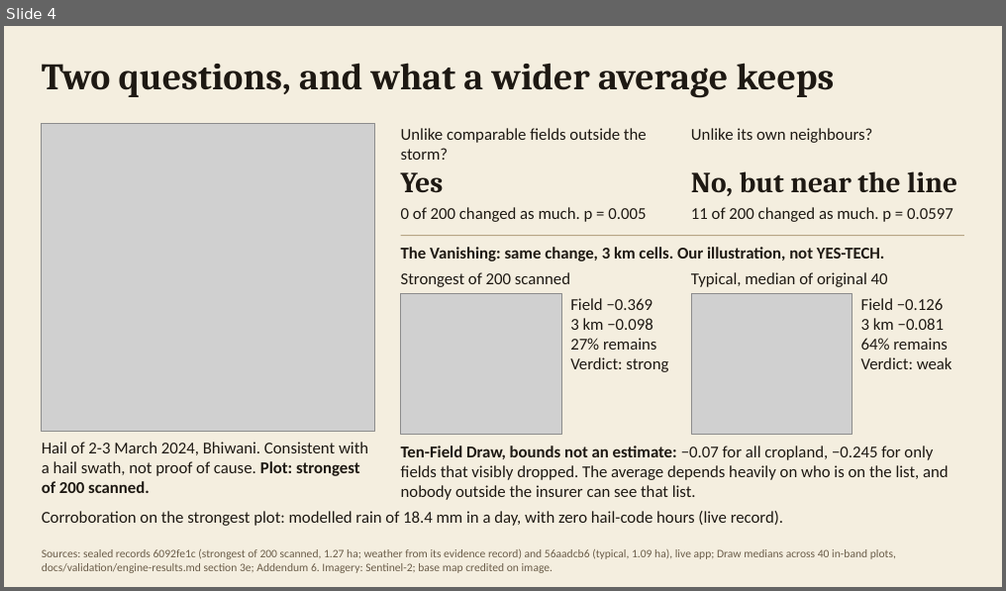
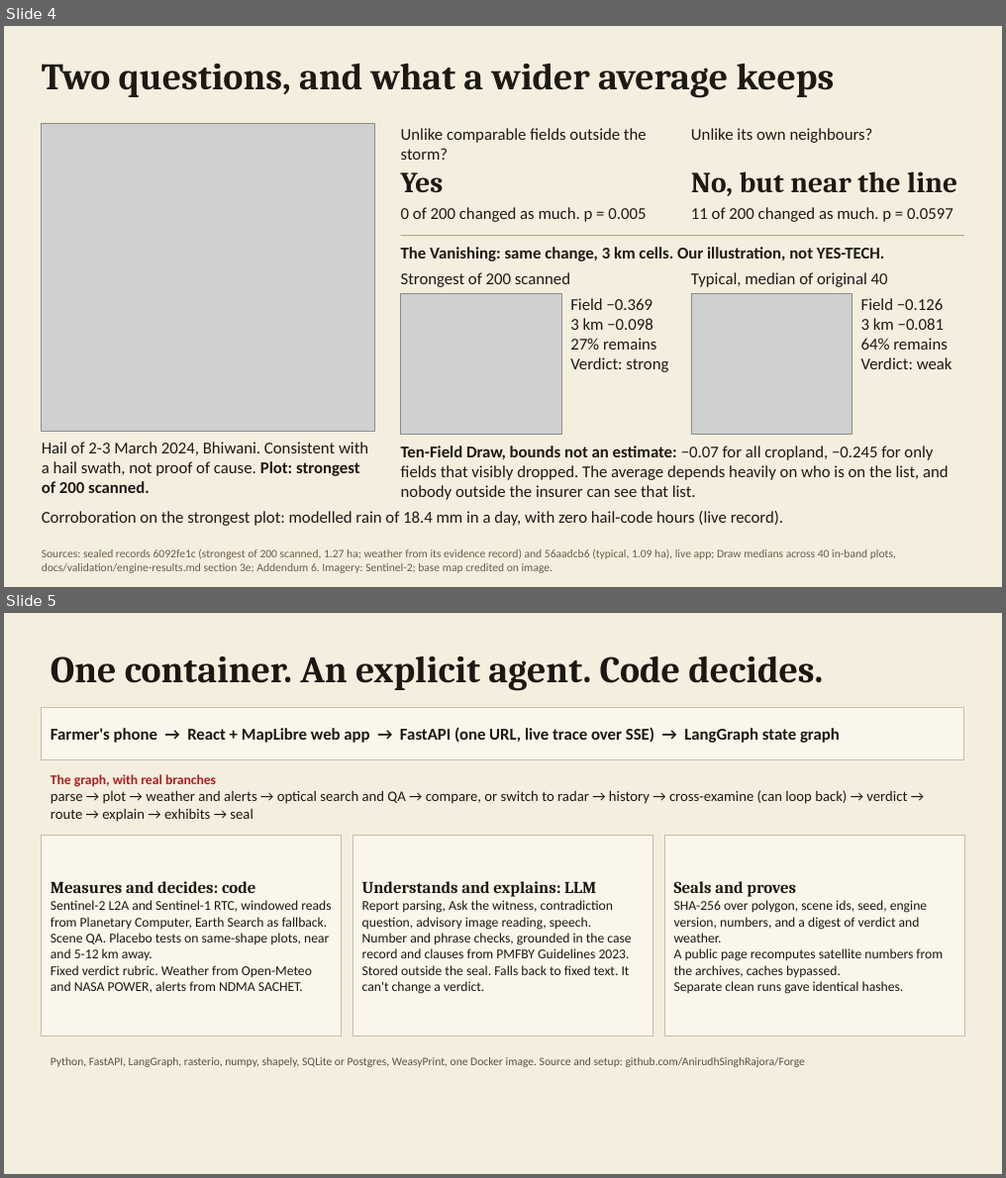
Before and after one commit to AnirudhSinghRajora/Forge, a slide deck: docs/submission/FasalSaakshi-deck.pptx. Shown one above the other, each under a label of ours: slide 4 before the commit, slides 4 and 5 after it. The pictures are 1006x591 and 1006x1178 pixels, drawn with LibreOffice and Linux fonts; fonts in the diff are those of the drawing; grey boxes stand for pictures. Boxes give left, top, right and bottom in pixels: in the first picture for what was removed or moved away, otherwise in the second. Text is boxed around its words. In the diff, an @@ line names an element or a change of style, - is before the commit and + after.

Commit message:
Add live links, model pause, temporary CLI provider, architecture slide

```diff
--- a/docs/submission/FasalSaakshi-deck.pptx
+++ b/docs/submission/FasalSaakshi-deck.pptx
@@ slide 5 added at bbox=[4, 613, 1002, 1174], background #F4EEDF @@
@@ text added at bbox=[51, 656, 823, 690], 36 pt, text #1D1711, bold @@
+One container. An explicit agent. Code decides.
@@ rectangle added at bbox=[42, 707, 964, 760], fill #FAF6EC, outline #C9BCA6 0.75 pt, 16 pt, text #1D1711, bold @@
+Farmer's phone → React + MapLibre web app → FastAPI (one URL, live trace over SSE) → LangGraph state graph
@@ text added at bbox=[51, 774, 907, 822], 14 pt, text #1D1711 @@
+The graph, with real branches
+parse → plot → weather and alerts → optical search and QA → compare, or switch to radar → history → cross-examine (can loop back) → verdict → route → explain → exhibits → seal
@@ rectangle added at bbox=[42, 836, 341, 1036], fill #FAF6EC, outline #C9BCA6 0.75 pt, 13 pt, text #1D1711 @@
+Measures and decides: code
+Sentinel-2 L2A and Sentinel-1 RTC, windowed reads from Planetary Computer, Earth Search as fallback.
+Scene QA. Placebo tests on same-shape plots, near and 5-12 km away.
+Fixed verdict rubric. Weather from Open-Meteo and NASA POWER, alerts from NDMA SACHET.
@@ rectangle added at bbox=[352, 836, 652, 1036], fill #FAF6EC, outline #C9BCA6 0.75 pt, 13 pt, text #1D1711 @@
+Understands and explains: LLM
+Report parsing, Ask the witness, contradiction question, advisory image reading, speech.
+Number and phrase checks, grounded in the case record and clauses from PMFBY Guidelines 2023.
+Stored outside the seal. Falls back to fixed text. It can't change a verdict.
@@ rectangle added at bbox=[665, 836, 964, 1036], fill #FAF6EC, outline #C9BCA6 0.75 pt, 13 pt, text #1D1711 @@
+Seals and proves
+SHA-256 over polygon, scene ids, seed, engine version, numbers, and a digest of verdict and weather.
+A public page recomputes satellite numbers from the archives, caches bypassed.
+Separate clean runs gave identical hashes.
@@ text added at bbox=[51, 1058, 805, 1067], 11 pt, text #5B5044 @@
+Python, FastAPI, LangGraph, rasterio, numpy, shapely, SQLite or Postgres, WeasyPrint, one Docker image. Source and setup: github.com/AnirudhSinghRajora/Forge
```
Also in this commit, not shown: 3 slides changed, 11 other files.
